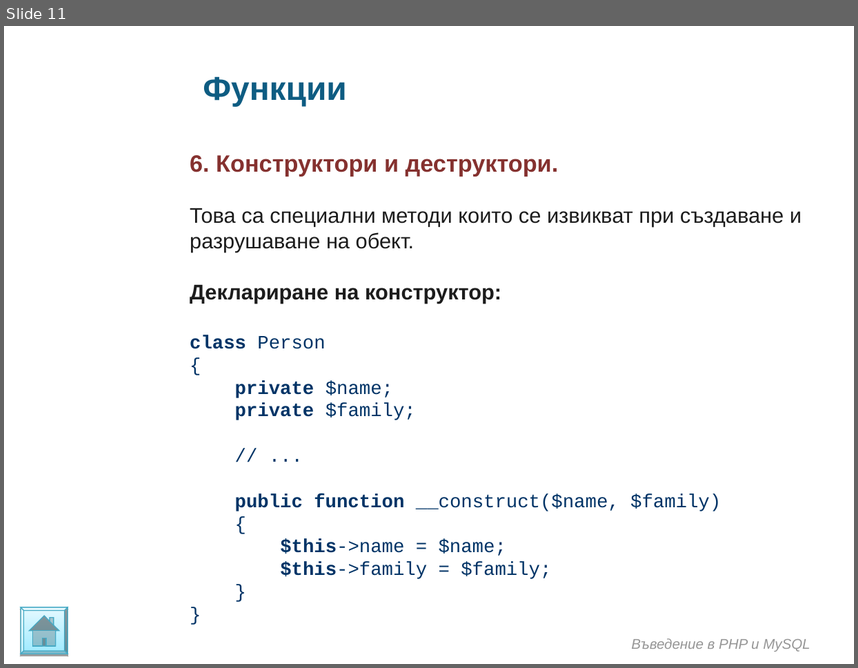
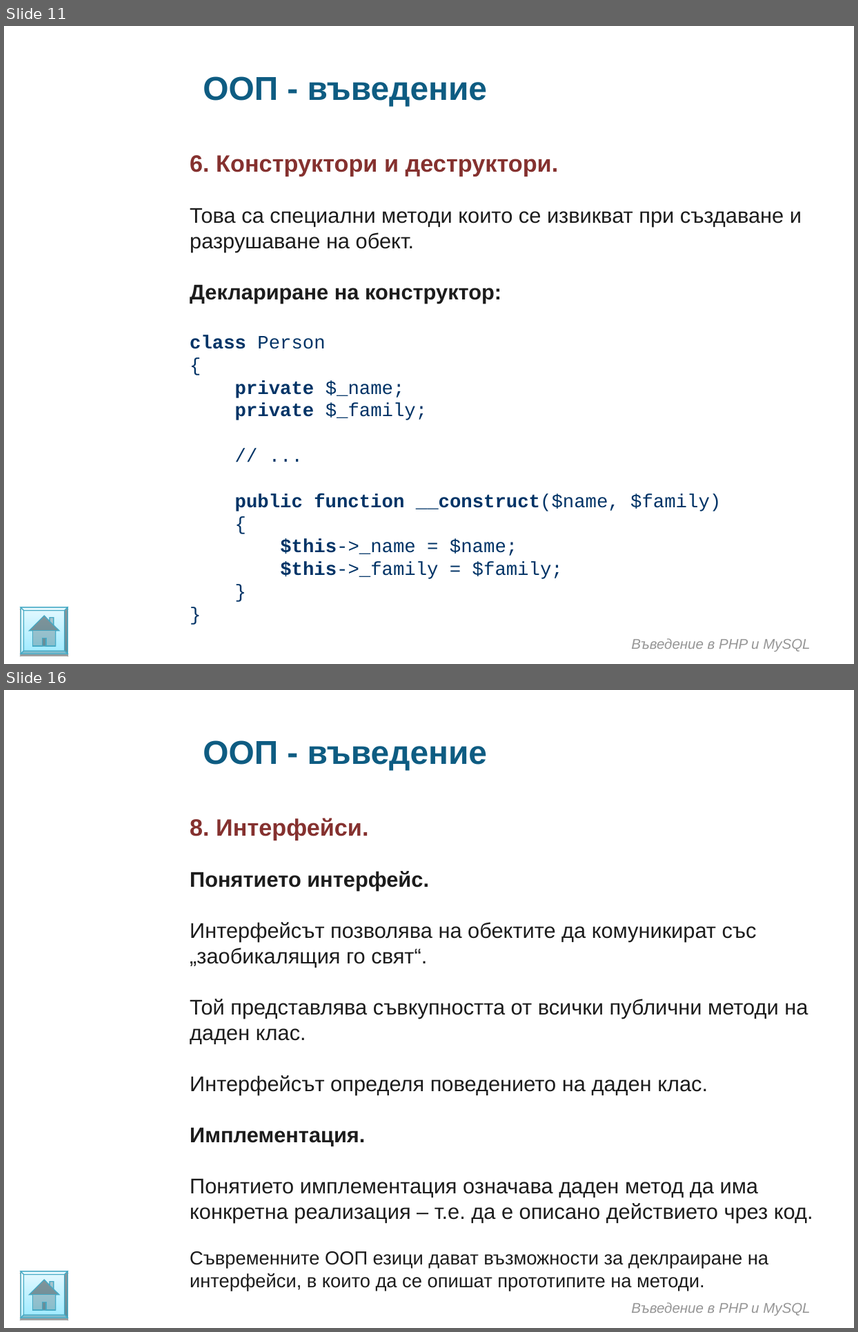
Before and after one commit to ivanstoynov/php-learning, a slide deck: Materials/PHP/Introduction in OOP.ppt. Shown one above the other, each under a label of ours: slide 11 before the commit, slides 11 and 16 after it; the slides between them are not shown. The pictures are 858x668 and 858x1332 pixels, drawn with LibreOffice and Linux fonts; fonts in the diff are those of the drawing; background and template pictures are left out. Boxes give left, top, right and bottom in pixels: in the first picture for what was removed or moved away, otherwise in the second. Text is boxed around its words. In the diff, an @@ line names an element or a change of style, - is before the commit and + after.

```diff
--- a/Materials/PHP/Introduction in OOP.ppt
+++ b/Materials/PHP/Introduction in OOP.ppt
@@ slide 16 added at <box>4,690,854,1328</box>, background picture (left out) @@
@@ text added at <box>203,740,487,770</box>, 28 pt, text #0E5C82, bold @@
+ООП - въведение
@@ text added at <box>190,818,813,1291</box>, 18 pt, text #1C1C1C @@
+8. Интерфейси.
+Понятието интерфейс.
+Интерфейсът позволява на обектите да комуникират със „заобикалящия го свят“.
+Той представлява съвкупността от всички публични методи на даден клас.
+Интерфейсът определя поведението на даден клас.
+Имплементация.
+Понятието имплементация означава даден метод да има конкретна реализация – т.е. да е описано действието чрез код.
+Съвременните ООП езици дават възможности за деклраиране на интерфейси, в които да се опишат прототипите на методи.
@@ freeform shape added at <box>21,1272,67,1318</box>, fill gradient #9EEAFF to #E4F9FF, outline #46AAC5 0.74 pt @@
@@ text added at <box>631,1302,810,1315</box>, 12 pt, text #969696, italic @@
+Въведение в PHP и MySQL
@@ slide 11 changed as well @@
@@ text at <box>203,76,487,106</box>: text changed @@
-Функции
+ООП - въведение
@@ text at <box>190,335,427,420</box>: text changed @@
-class Person
-{
-private $name;
-private $family;
+class Person
+{
+private $_name;
+private $_family;
@@ text at <box>235,493,721,511</box>: bold on in "__construct($name," @@
@@ text at <box>280,539,563,579</box>: text changed @@
-$this->name = $name;
-$this->family = $family;
+$this->_name = $name;
+$this->_family = $family;
```
Also in this commit, not shown: 9 other slides changed, 6 other slides added.
